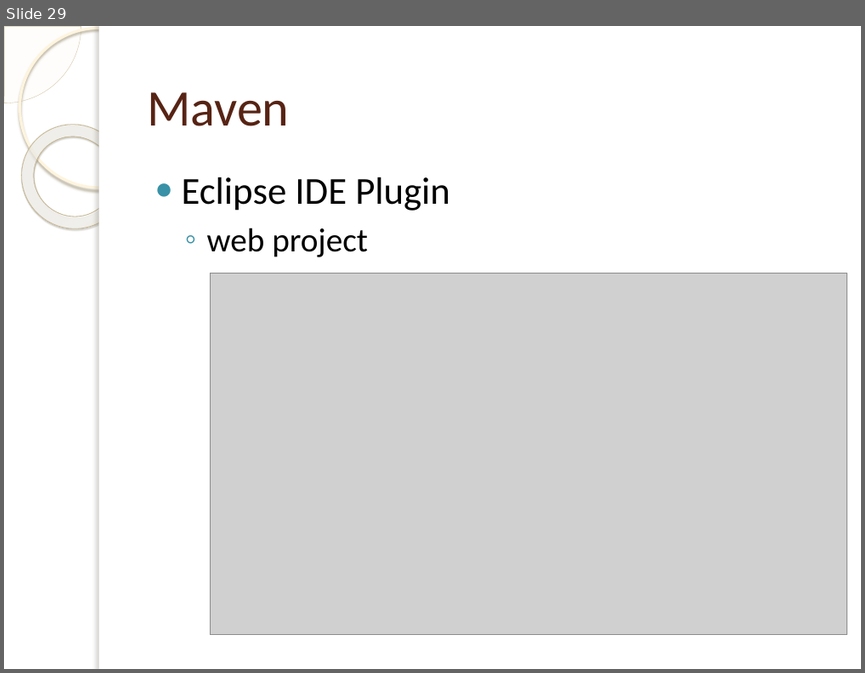
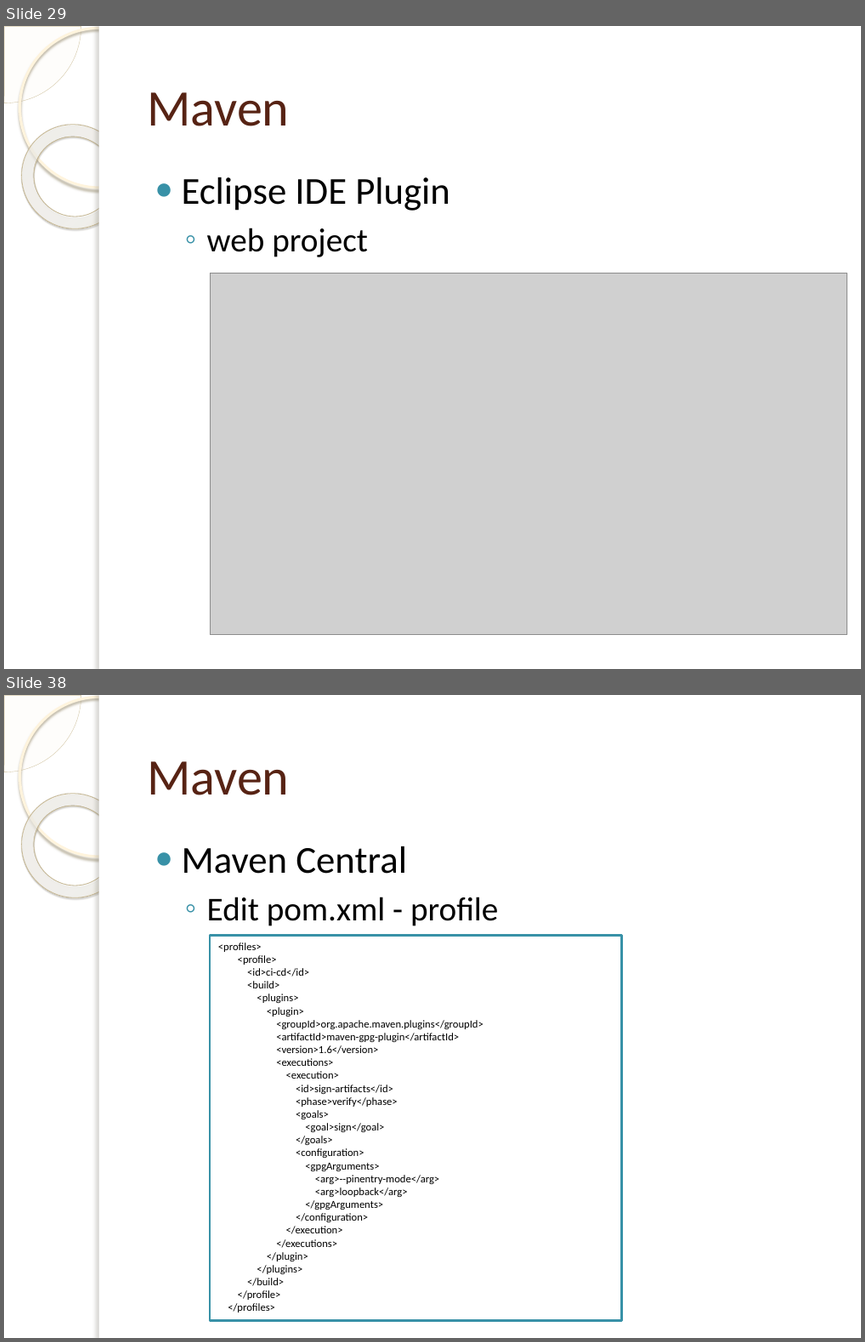
Before and after one commit to tassun/train-maven, a slide deck: Introduction to Maven.pptx. Shown one above the other, each under a label of ours: slide 29 before the commit, slides 29 and 38 after it; the slides between them are not shown. The pictures are 865x673 and 865x1342 pixels, drawn with LibreOffice and Linux fonts; fonts in the diff are those of the drawing; grey boxes stand for pictures; background and template pictures are left out. Boxes give left, top, right and bottom in pixels: in the first picture for what was removed or moved away, otherwise in the second. Text is boxed around its words. In the diff, an @@ line names an element or a change of style, - is before the commit and + after.

```diff
--- a/Introduction to Maven.pptx
+++ b/Introduction to Maven.pptx
@@ slide 38 added at (x1=4, y1=695, x2=861, y2=1338), background picture (left out); not listed: 5 template elements that a slide beside it also shows @@
@@ title added at (x1=147, y1=761, x2=289, y2=795), 43 pt, text #572314 @@
+Maven
@@ text added at (x1=182, y1=846, x2=498, y2=926), 28 pt, text #000000 @@
+● Maven Central
+  ◦ Edit pom.xml - profile
@@ rectangle added at (x1=210, y1=936, x2=621, y2=1321), outline #3891A7 2 pt, 9 pt, text #000000 @@
+<profiles>
+<profile>
+<id>ci-cd</id>
+<build>
+<plugins>
+<plugin>
+<groupId>org.apache.maven.plugins</groupId>
+<artifactId>maven-gpg-plugin</artifactId>
+<version>1.6</version>
+<executions>
+<execution>
+<id>sign-artifacts</id>
+<phase>verify</phase>
+<goals>
+<goal>sign</goal>
+</goals>
+<configuration>
+<gpgArguments>
+<arg>--pinentry-mode</arg>
+<arg>loopback</arg>
+</gpgArguments>
+</configuration>
+</execution>
+</executions>
+</plugin>
+</plugins>
+</build>
+</profile>
+</profiles>
```
Also in this commit, not shown: 2 slides changed, 18 other slides added, 1 other file.
